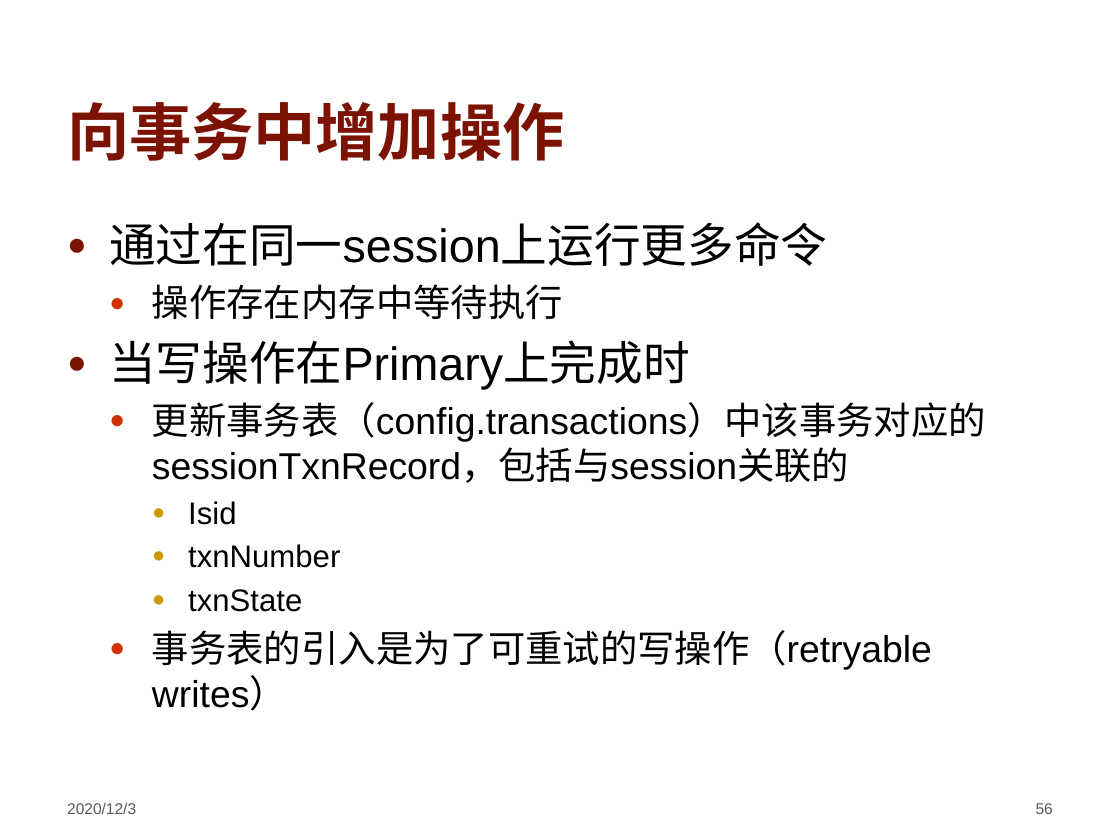
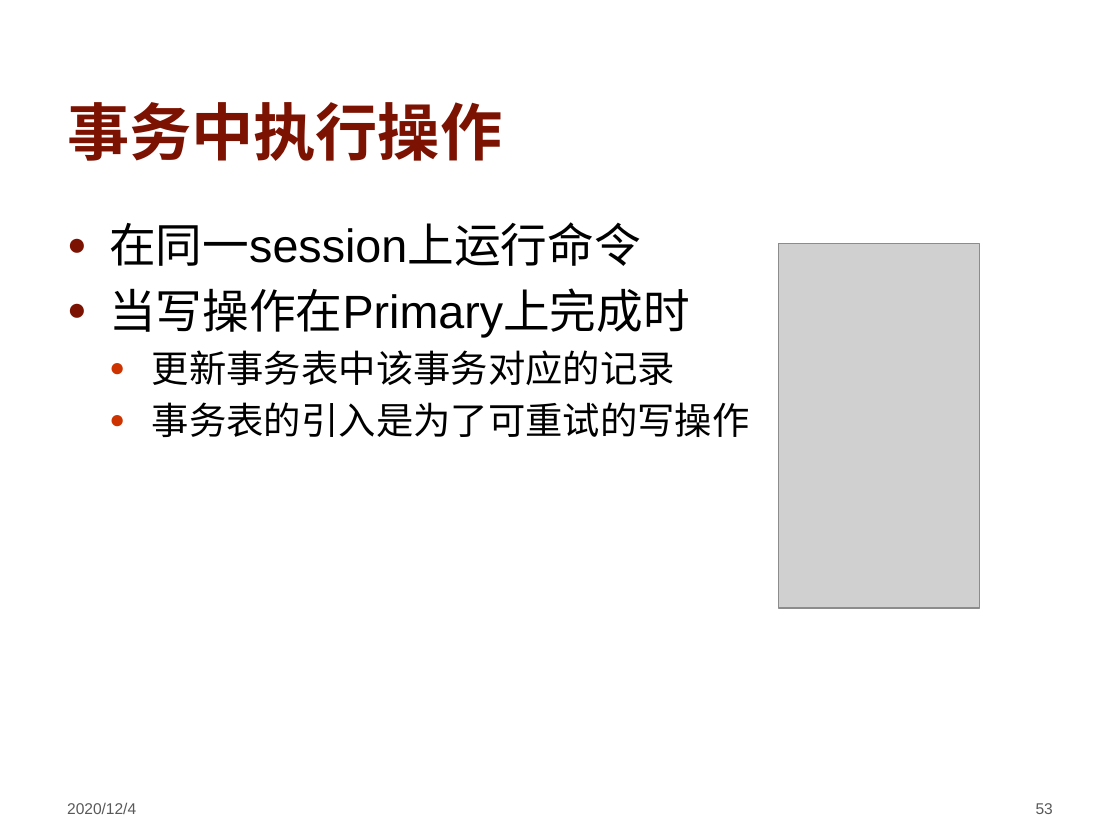
Before and after one commit to hengxin/awesome-dbs, a slide deck: slide 53 of ppt/Introduction-of-Transactions-in-MongoDB.pptx (slide 56 before the commit). Drawn at 1120x840 pixels with LibreOffice and Linux fonts; fonts in the diff are those of the drawing; grey boxes stand for pictures; background and template pictures are left out. Boxes give left, top, right and bottom in pixels: in the first picture for what was removed or moved away, otherwise in the second. Text is boxed around its words. In the diff, an @@ line names an element or a change of style, - is before the commit and + after.

```diff
--- a/ppt/Introduction-of-Transactions-in-MongoDB.pptx
+++ b/ppt/Introduction-of-Transactions-in-MongoDB.pptx
@@ title at (x1=67, y1=102, x2=502, y2=161): text changed @@
-向事务中增加操作
+事务中执行操作
@@ text at (x1=109, y1=222, x2=640, y2=266): text changed @@
-● 通过在同一session上运行更多命令
-  ● 操作存在内存中等待执行
+● 在同一session上运行命令
@@ picture added at (x1=778, y1=243, x2=979, y2=608) @@
@@ text at (x1=152, y1=350, x2=749, y2=437): text changed @@
-  ● 更新事务表（config.transactions）中该事务对应的sessionTxnRecord，包括与session关联的
-    ● Isid
-    ● txnNumber
-    ● txnState
-  ● 事务表的引入是为了可重试的写操作（retryable writes）
+  ● 更新事务表中该事务对应的记录
+  ● 事务表的引入是为了可重试的写操作
@@ text at (x1=67, y1=802, x2=136, y2=814): text changed @@
-2020/12/3
+2020/12/4
@@ page number at (x1=1036, y1=803, x2=1053, y2=814): text changed @@
-56
+53
```
Also in this commit, not shown: 65 other slides changed, 5 slides added, 6 slides removed.
